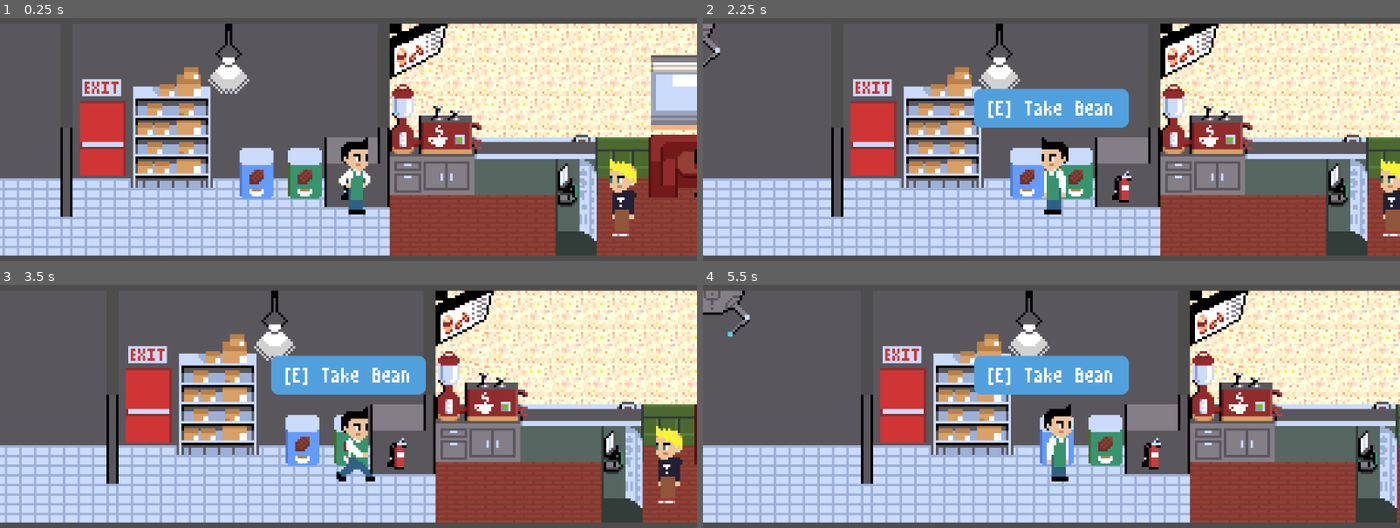
Above: before the commit, frames 1-4 (two rows, left to right).
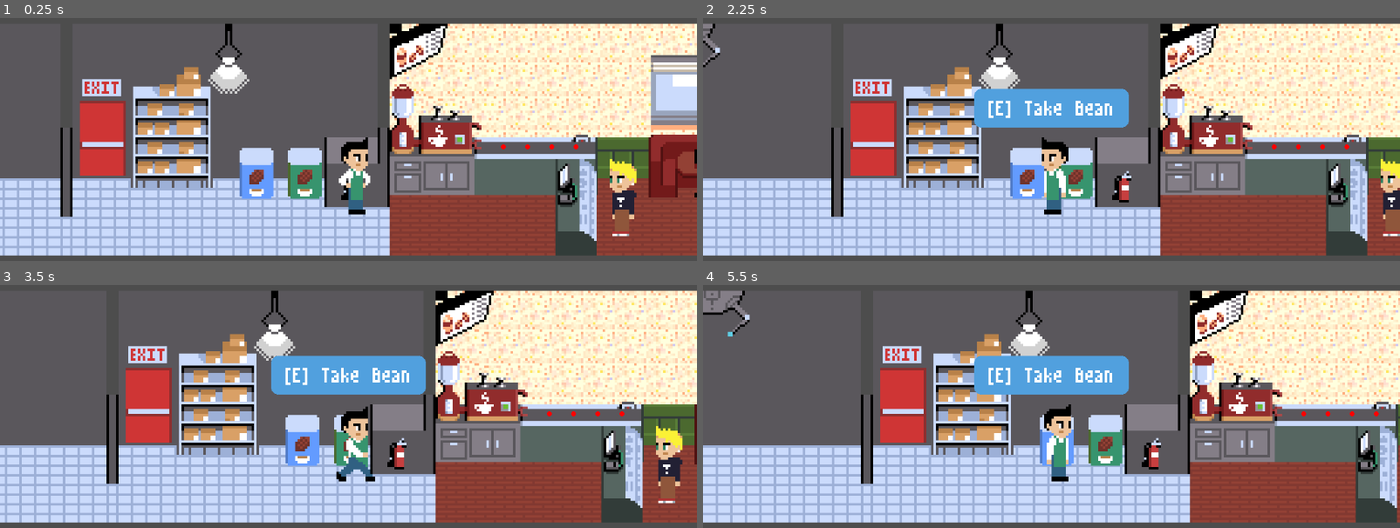
Above: after the commit, the same moments.

Repository: TheKizzyDev/GodotWildJam62
Game: Godot game, scene res://main.tscn
Two runs of this game, one before a commit and one after it. Both use one fixed random seed, a clock stepped at 60 frames per second and the inputs below.
Inputs (mouse positions are in pixels of both pictures, inside the frame that each line leads up to):
- Up to frame 1 (0.25 s): no input
- Up to frame 2 (2.25 s): tap Enter at 0.5 s; move the mouse to (1204, 78) at 0.52 s; hold D (move_right) 0.53-2.03 s; tap J at 0.6, 1.55 s; tap Space (jump) at 0.77, 1.52 s; move the mouse to (912, 117) at 1.27 s; click (912, 117) at 1.35 s; move the mouse to (outside the picture) at 2.02 s; hold A (move_left) from 2.03 s (still down); hold E (interact) from 2.03 s (still down)
- Up to frame 3 (3.5 s): tap J at 2.3, 2.85 s; move the mouse to (313, 442) at 2.77 s; release A (move_left) at 2.78 s; release E (interact) at 2.78 s; hold D (move_right) from 2.78 s (still down); tap Space (jump) at 3.02 s
- Up to frame 4 (5.5 s): move the mouse to (1260, 423) at 3.52 s; tap J at 3.6, 4.55, 5.3 s; tap Space (jump) at 3.77, 4.25, 4.52 s; move the mouse to (842, 306) at 4.27 s; release D (move_right) at 4.28 s; hold A (move_left) 4.28-5.03 s; click (842, 306) at 4.35 s; move the mouse to (1086, 365) at 5.02 s; hold D (move_right) from 5.03 s (still down); hold E (interact) from 5.03 s (still down)

The runs differ from the first frame. In frame 1, less than 0.1% of the frame differs, in the area x 71-83%, y 51-55%; in frame 2, less than 0.1%; in frame 3, less than 0.1%, in the area x 78-90%, y 51-55%; in frame 4, less than 0.1%.

Commit message:
Add cocoa drink queue.

Diff:
--- a/cocoa_drink_queue.gd
+++ b/cocoa_drink_queue.gd
@@ -1 +1,184 @@
+class_name CocoaDrinkQueue
+
 extends Node2D
+
+@export var speed = 12.0
+@export var spacing = 10.0
+
+@onready var _queue_path = $QueuePath
+@onready var _end_of_queue_marker = $EndOfQueueMarker
+
+enum CocoaDrinkQueueState { NONE, WAITING, MOVING_DRINKS }
+
+var _capacity: int
+var _queue_slots: Array
+var _drinks: Array
+var _queue_direction: Vector2
+var _queue_end_position: Vector2
+var _curr_cocoa_drink_queue_state = CocoaDrinkQueueState.NONE
+
+
+func _unhandled_key_input(event):
+	# TODO: Remove
+	if event.keycode == KEY_J and event.is_pressed():
+		var drink = take_drink()
+		if drink:
+			print("DRINKING!")
+			drink.queue_free()
+		else:
+			print("NO DRINK!!!")
+
+
+func _process(delta):
+	_update_current_state(delta)
+
+
+func _ready():
+	_queue_end_position = _end_of_queue_marker.get_position()
+	_queue_direction = _queue_end_position.normalized()
+	_capacity = _queue_end_position.length() / spacing
+
+	for n in range(get_capacity() - 1, -1, -1):
+		print(n)
+		var new_pos = _queue_direction * (n + 1) * spacing
+		_queue_slots.append(new_pos)
+
+	for n in range(get_capacity() - 1, -1, -1):
+		_queue_path.curve.add_point(_queue_slots[n])
+	queue_redraw()
+
+	_determine_cocoa_drink_queue_state()
+
+
+func _draw():
+	for p in _queue_slots:
+		draw_circle(p, 1.0, Color.RED)
+
+
+func _are_all_drinks_slotted():
+	for index in _drinks.size():
+		var curr_drink = _drinks[index] as CocoaDrink
+		var exp_pos = _queue_slots[index]
+		if curr_drink.position != exp_pos:
+			return false
+	return true
+
+
+func get_capacity():
+	return _capacity
+
+
+func enqueue(cocoa_drink: CocoaDrink):
+	if cocoa_drink:
+		add_child(cocoa_drink)
+		cocoa_drink.set_position(Vector2.ZERO)
+		_drinks.append(cocoa_drink)
+		_determine_cocoa_drink_queue_state()
+
+
+func can_take_drink():
+	if _drinks.size() > 0 and _drinks[0].position == _queue_slots[0]:
+		return true
+
+	return false
+
+
+func take_drink():
+	if can_take_drink():
+		var drink = _drinks.pop_front()
+		remove_child(drink)
+		return drink
+
+	return null
+
+
+##### STATE MACHINE #####
+func _determine_cocoa_drink_queue_state():
+	var new_cocoa_drink_queue_state = _curr_cocoa_drink_queue_state
+
+	match _curr_cocoa_drink_queue_state:
+		CocoaDrinkQueueState.NONE:
+			new_cocoa_drink_queue_state = CocoaDrinkQueueState.WAITING
+		CocoaDrinkQueueState.WAITING:
+			if not _are_all_drinks_slotted():
+				new_cocoa_drink_queue_state = CocoaDrinkQueueState.MOVING_DRINKS
+		CocoaDrinkQueueState.MOVING_DRINKS:
+			if _are_all_drinks_slotted():
+				new_cocoa_drink_queue_state = CocoaDrinkQueueState.WAITING
+
+	_set_cocoa_drink_queue_state(new_cocoa_drink_queue_state)
+
+
+func _set_cocoa_drink_queue_state(new_cocoa_drink_queue_state: CocoaDrinkQueueState):
+	if _curr_cocoa_drink_queue_state == new_cocoa_drink_queue_state:
+		match _curr_cocoa_drink_queue_state:
+			CocoaDrinkQueueState.WAITING:
+				_retrigger_waiting_state()
+			CocoaDrinkQueueState.MOVING_DRINKS:
+				_retrigger_moving_drinks_state()
+
+	# EXIT STATE
+	match _curr_cocoa_drink_queue_state:
+		CocoaDrinkQueueState.WAITING:
+			_exit_waiting_state()
+		CocoaDrinkQueueState.MOVING_DRINKS:
+			_exit_moving_drinks_state()
+
+	print("Cocoa Drink Queue Transition: [%s]->[%s]" % [ \
+		CocoaDrinkQueueState.keys()[_curr_cocoa_drink_queue_state], \
+		CocoaDrinkQueueState.keys()[new_cocoa_drink_queue_state] \
+	])
+	_curr_cocoa_drink_queue_state = new_cocoa_drink_queue_state
+
+	# ENTER STATE
+	match _curr_cocoa_drink_queue_state:
+		CocoaDrinkQueueState.WAITING:
+			_enter_waiting_state()
+		CocoaDrinkQueueState.MOVING_DRINKS:
+			_enter_moving_drinks_state()
+
+
+func _update_current_state(delta):
+	match _curr_cocoa_drink_queue_state:
+		CocoaDrinkQueueState.WAITING:
+			_update_waiting_state(delta)
+		CocoaDrinkQueueState.MOVING_DRINKS:
+			_update_moving_drinks_state(delta)
+
+
+### WAITING STATE ###
+func _retrigger_waiting_state():
+	pass
+
+
+func _update_waiting_state(delta):
+	pass
+
+
+func _enter_waiting_state():
+	pass
+
+
+func _exit_waiting_state():
+	pass
+
+
+### MOVING DRINKS STATE ###
+func _retrigger_moving_drinks_state():
+	pass
+
+
+func _update_moving_drinks_state(delta):
+	for _index in _drinks.size():
+		var _curr_drink = _drinks[_index] as CocoaDrink
+		if _curr_drink and _index < _queue_slots.size():
+			var _dest =  _queue_slots[_index]
+			_curr_drink.position = _curr_drink.position.move_toward(_dest, delta * speed)
+
+
+func _enter_moving_drinks_state():
+	pass
+
+
+func _exit_moving_drinks_state():
+	pass
--- a/cocoa_shop/cocoa_drink_queue.tscn
+++ b/cocoa_shop/cocoa_drink_queue.tscn
@@ -1,16 +1,21 @@
-[gd_scene load_steps=3 format=3 uid="uid://d0jbnwrqs6ixo"]
+[gd_scene load_steps=4 format=3 uid="uid://d0jbnwrqs6ixo"]
 
 [ext_resource type="Script" path="res://cocoa_drink_queue.gd" id="1_g7rtv"]
 
 [sub_resource type="Curve2D" id="Curve2D_5ow1q"]
 
+[sub_resource type="RectangleShape2D" id="RectangleShape2D_jqebo"]
+size = Vector2(5, 5)
+
 [node name="CocoaDrinkQueue" type="Node2D"]
 script = ExtResource("1_g7rtv")
 
-[node name="Path2D" type="Path2D" parent="."]
+[node name="QueuePath" type="Path2D" parent="."]
 curve = SubResource("Curve2D_5ow1q")
 
-[node name="PathFollow2D" type="PathFollow2D" parent="Path2D"]
-position = Vector2(-3, 0)
+[node name="EndOfQueueMarker" type="Marker2D" parent="."]
 
-[node name="Marker2D" type="Marker2D" parent="."]
+[node name="PickupArea" type="Area2D" parent="."]
+
+[node name="CollisionShape2D" type="CollisionShape2D" parent="PickupArea"]
+shape = SubResource("RectangleShape2D_jqebo")
--- a/cocoa_shop/cocoa_maker.tscn
+++ b/cocoa_shop/cocoa_maker.tscn
@@ -8,12 +8,6 @@
 
 [sub_resource type="RectangleShape2D" id="RectangleShape2D_7d7av"]
 size = Vector2(4, 18)
-
-[sub_resource type="Curve2D" id="Curve2D_ax0ae"]
-_data = {
-"points": PackedVector2Array(0, 0, 0, 0, 0, 0, 0, 0, 0, 0, 40, 0)
-}
-point_count = 2
 
 [node name="CocoaMaker" type="Node2D"]
 script = ExtResource("1_rrbp6")
@@ -42,13 +36,6 @@
 
 [node name="Timer" type="Timer" parent="Sprite2D/Area2D_TurnOn"]
 
-[node name="Path2D" type="Path2D" parent="."]
-position = Vector2(15, 5)
-curve = SubResource("Curve2D_ax0ae")
-
-[node name="PathFollow2D" type="PathFollow2D" parent="Path2D"]
-loop = false
-
 [connection signal="body_entered" from="Sprite2D/Area2D_Grinder" to="." method="_on_area_2d_grinder_body_entered"]
 [connection signal="body_exited" from="Sprite2D/Area2D_Grinder" to="." method="_on_area_2d_grinder_body_exited"]
 [connection signal="body_entered" from="Sprite2D/Area2D_TurnOn" to="." method="_on_area_2d_turn_on_body_entered"]
--- a/main.tscn
+++ b/main.tscn
@@ -1,10 +1,11 @@
-[gd_scene load_steps=16 format=3 uid="uid://ceaqba1tfm53p"]
+[gd_scene load_steps=17 format=3 uid="uid://ceaqba1tfm53p"]
 
 [ext_resource type="PackedScene" uid="uid://b5qco31hfuv3q" path="res://player.tscn" id="1_qrxw1"]
 [ext_resource type="PackedScene" uid="uid://cajrfrbr777te" path="res://cocoa_shop/storage_bin_frozen_hot.tscn" id="4_ijhgt"]
 [ext_resource type="PackedScene" uid="uid://3x053tsyf2x4" path="res://cocoa_shop/storage_bin_regular.tscn" id="5_h35n2"]
 [ext_resource type="PackedScene" uid="uid://bxgcocrl30nkv" path="res://cocoa_shop/cocoa_maker.tscn" id="5_whk2x"]
 [ext_resource type="PackedScene" uid="uid://dgk46o6opmr5y" path="res://customers/customer.tscn" id="6_aoukr"]
+[ext_resource type="PackedScene" uid="uid://d0jbnwrqs6ixo" path="res://cocoa_shop/cocoa_drink_queue.tscn" id="6_kyvrf"]
 [ext_resource type="Texture2D" uid="uid://bftnw1khp2p6x" path="res://art/cocoa_shop/cocoa_shop.png" id="6_sw7d1"]
 [ext_resource type="PackedScene" uid="uid://cs4htygbkv0uv" path="res://cocoa_shop/cash_register.tscn" id="7_bknay"]
 
@@ -100,8 +101,21 @@
 position = Vector2(227, 58)
 has_infinite_beans = true
 
-[node name="CocoaMaker" parent="CocoaShop" instance=ExtResource("5_whk2x")]
+[node name="CocoaMaker" parent="CocoaShop" node_paths=PackedStringArray("cocoa_drink_queue") instance=ExtResource("5_whk2x")]
 position = Vector2(285, 46)
+cocoa_drink_queue = NodePath("../CocoaDrinkQueue")
+
+[node name="CocoaDrinkQueue" parent="CocoaShop" instance=ExtResource("6_kyvrf")]
+position = Vector2(299, 51)
+
+[node name="EndOfQueueMarker" parent="CocoaShop/CocoaDrinkQueue" index="1"]
+position = Vector2(43, 0)
+
+[node name="PickupArea" parent="CocoaShop/CocoaDrinkQueue" index="2"]
+position = Vector2(59, -5)
+
+[node name="CollisionShape2D" parent="CocoaShop/CocoaDrinkQueue/PickupArea" index="0"]
+position = Vector2(1, 5)
 
 [node name="Customer" parent="." instance=ExtResource("6_aoukr")]
 position = Vector2(359, 72)
@@ -109,4 +123,4 @@
 [node name="CashRegister" parent="." instance=ExtResource("7_bknay")]
 position = Vector2(339, 76)
 
-[editable path="CocoaShop/CocoaMaker"]
+[editable path="CocoaShop/CocoaDrinkQueue"]
--- a/scripts/cocoa_maker.gd
+++ b/scripts/cocoa_maker.gd
@@ -6,6 +6,7 @@
 @export var grinding_cocoa_bean_time = 1.0
 @export var making_cocoa_time = 1.0
 @export var drink_output_speed = 12.0
+@export var cocoa_drink_queue: CocoaDrinkQueue
 
 @export_group("Interaction Messages")
 @export var insert_bean_interact_messsage = "Insert Bean"
@@ -22,7 +23,6 @@
 var _curr_player_is_leaving = false
 var _curr_cocoa_maker_state = CocoaMakerState.NONE
 var _curr_cocoa_bean: CocoaBeanResource
-var _curr_cocoa_drink: CocoaDrink
 
 var _is_hovering_grinder = false
 var _is_hovering_switch = false
@@ -33,21 +33,49 @@
 @onready var _timer_grinding_cocoa_bean = $Sprite2D/Area2D_Grinder/Timer
 @onready var _timer_making_cocoa = $Sprite2D/Area2D_TurnOn/Timer
 @onready var _marker_drink_output = $Sprite2D/DrinkOutputMarker
-@onready var _pathfollow_drink_output = $Path2D/PathFollow2D
 
 
 func _ready():
+	if not cocoa_drink_queue:
+		printerr("No cocoa drink queue configured.")
+		return
+
 	_determine_cocoa_maker_state()
 
 
 func _process(delta):
 	_update_current_state()
 
-	# TODO: Move this to the cocoa drink queue
-	if _curr_cocoa_drink:
-			_pathfollow_drink_output.progress += drink_output_speed * delta
-
-
+
+func _on_area_2d_grinder_body_exited(body):
+	_curr_player_is_leaving = true
+	_is_hovering_grinder = false
+	_determine_cocoa_maker_state()
+	_curr_player = null
+
+
+func _on_area_2d_grinder_body_entered(body):
+	_curr_player = body as Player
+	_is_hovering_grinder = true
+	_is_hovering_switch = false
+	_determine_cocoa_maker_state()
+
+
+func _on_area_2d_turn_on_body_entered(body):
+	_curr_player = body as Player
+	_is_hovering_grinder = false
+	_is_hovering_switch = true
+	_determine_cocoa_maker_state()
+
+
+func _on_area_2d_turn_on_body_exited(body):
+	_curr_player_is_leaving = true
+	_is_hovering_switch = false
+	_determine_cocoa_maker_state()
+	_curr_player = null
+
+
+##### UTILITIES #####
 func _clear_player_is_leaving():
 	_curr_player_is_leaving = false
 
@@ -317,6 +345,15 @@
 		_curr_player.stop_notify_interactable()
 
 
+func _on_turn_on(player: Player):
+	if not player:
+		printerr("Invalid player")
+		return
+
+	_turned_on = true
+	_determine_cocoa_maker_state()
+
+
 ### MAKING COCOA ###
 func _retrigger_making_cocoa_state():
 	if _curr_player:
@@ -344,8 +381,8 @@
 
 
 func _exit_making_cocoa_state():
-	_curr_cocoa_drink = COCOA_DRINK.instantiate()
-	_pathfollow_drink_output.add_child(_curr_cocoa_drink)
+	var _cocoa_drink = COCOA_DRINK.instantiate()
+	cocoa_drink_queue.enqueue(_cocoa_drink)
 	_making_cocoa = false
 	_curr_cocoa_bean = null
 	_timer_making_cocoa.stop()
@@ -355,43 +392,5 @@
 
 
 func _on_timer_making_cocoa_timeout():
-	print("Done making cocoa.")
 	_making_cocoa = false
 	_determine_cocoa_maker_state()
-
-
-func _on_area_2d_grinder_body_exited(body):
-	_curr_player_is_leaving = true
-	_is_hovering_grinder = false
-	_determine_cocoa_maker_state()
-	_curr_player = null
-
-
-func _on_area_2d_grinder_body_entered(body):
-	_curr_player = body as Player
-	_is_hovering_grinder = true
-	_is_hovering_switch = false
-	_determine_cocoa_maker_state()
-
-
-func _on_area_2d_turn_on_body_entered(body):
-	_curr_player = body as Player
-	_is_hovering_grinder = false
-	_is_hovering_switch = true
-	_determine_cocoa_maker_state()
-
-
-func _on_area_2d_turn_on_body_exited(body):
-	_curr_player_is_leaving = true
-	_is_hovering_switch = false
-	_determine_cocoa_maker_state()
-	_curr_player = null
-
-
-func _on_turn_on(player: Player):
-	if not player:
-		printerr("Invalid player")
-		return
-
-	_turned_on = true
-	_determine_cocoa_maker_state()
Not shown: 1 places in cocoa_shop/cocoa_drink.tscn that only renumber resources
Not shown: 1 places in cocoa_shop/cocoa_maker.tscn that only renumber resources
